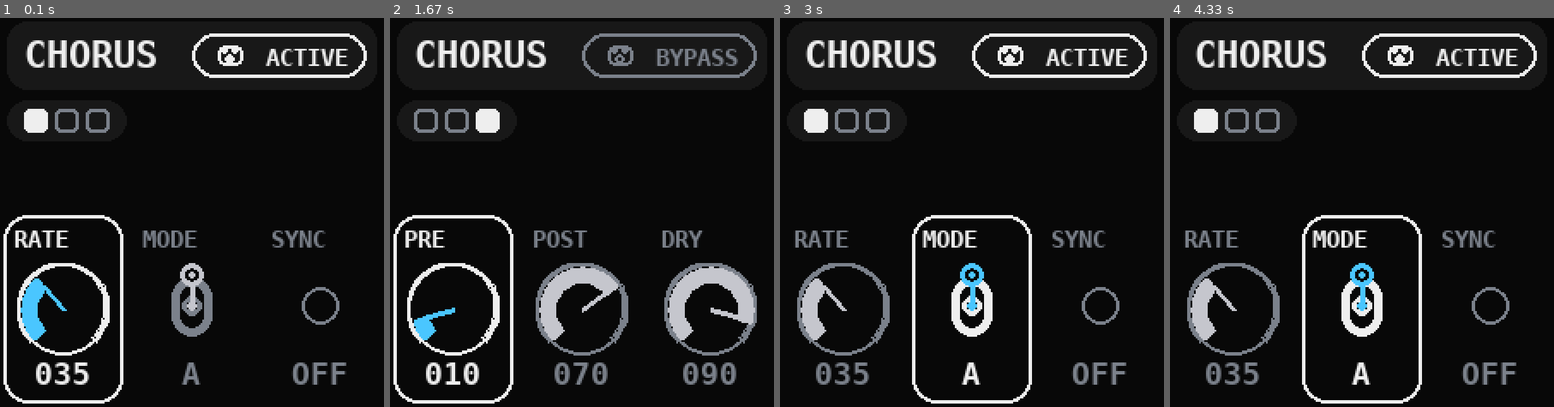
Above: before the commit, frames 1-4 (left to right).
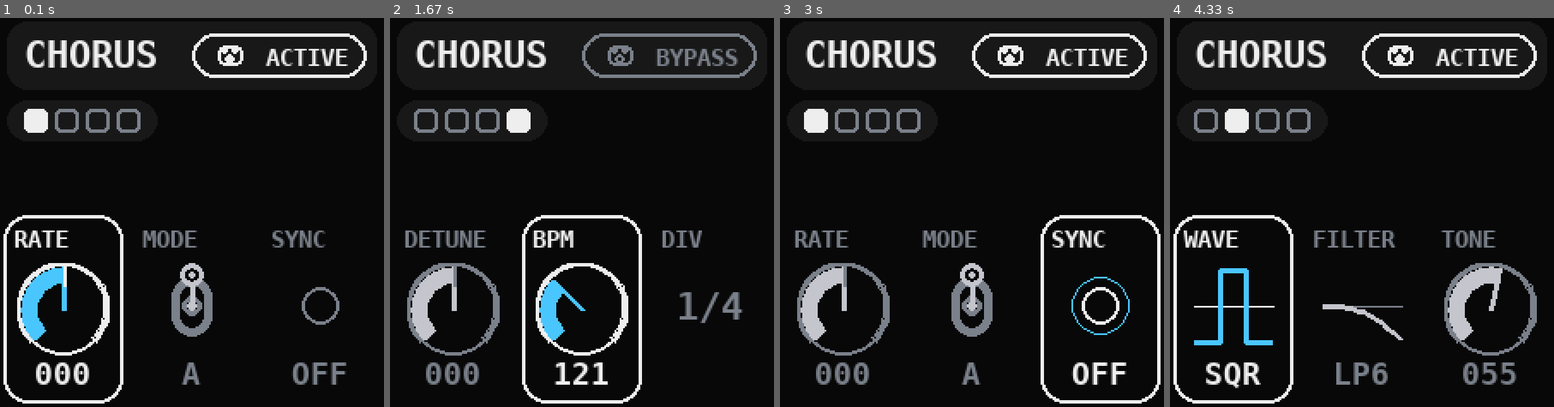
Above: after the commit, the same moments.

Repository: VittuD/msui
Game: pygame game, started from main_pygame.py
Two runs of this game, one before a commit and one after it. Both use one fixed random seed, a clock stepped at 60 frames per second and the inputs below.
Inputs:
- Up to frame 1 (0.1 s): no input
- Up to frame 2 (1.67 s): tap A at 0.33 s; tap Space at 0.67 s; hold Right 1.1-1.58 s; hold Up from 1.62 s (still down)
- Up to frame 3 (3 s): tap Space at 1.68, 2.2, 2.7 s; release Up at 2.1 s; hold Right 2.13-2.6 s; hold D 2.13-2.6 s; hold Left from 2.63 s (still down); hold A from 2.63 s (still down)
- Up to frame 4 (4.33 s): tap Space at 3, 3.27, 3.6, 4.03 s; release Left at 3.17 s; release A at 3.17 s; hold Down 3.2-3.5 s; hold Left 3.53-3.93 s; hold A 3.53-3.93 s; hold Up from 3.97 s (still down)

The runs differ from the first frame. In frame 1, 0.9% of the frame differs, in the area x 9-37%, y 23-95%; in frame 2, 13%, in the area x 0-96%, y 23-100%; in frame 3, 6.2%; in frame 4, 12%.

Commit message:
Add TextControl and enhance control classes with clamping behavior

Diff:
--- a/controls/__init__.py
+++ b/controls/__init__.py
@@ -3,3 +3,4 @@
 from .button import ButtonControl
 from .enumsel import EnumControl
 from .switch import SwitchControl
+from .text import TextControl
--- a/controls/base.py
+++ b/controls/base.py
@@ -5,6 +5,7 @@
 class Control:
     key: str
     label: str
+    clamp: bool = True   # NEW: True=clamp, False=wrap/rollover when applicable
 
     # Every control is a "tile": label top, visual middle, value bottom
     def render(self, canvas, rect, focused: bool, effect, theme):
@@ -15,10 +16,8 @@
         return
 
     def value_text(self, effect) -> str:
-        v = effect.params.get(self.key, 0)
-        if isinstance(v, int):
-            return f"{v:03d}"
-        return str(v)
+        v = int(effect.params.get(self.key, 0))
+        return f"-{abs(v):03d}" if v < 0 else f"{v:03d}"
 
     # ---- shared tile helpers ----
     @staticmethod
--- a/controls/button.py
+++ b/controls/button.py
@@ -17,10 +17,15 @@
     def adjust(self, delta: int, effect):
         if delta == 0:
             return
-        if delta > 0:
-            effect.params[self.key] = True   # UP => ON
+
+        cur = bool(effect.params.get(self.key, False))
+
+        if self.clamp:
+            # UP => ON, DOWN => OFF
+            effect.params[self.key] = True if delta > 0 else False
         else:
-            effect.params[self.key] = False  # DOWN => OFF
+            # wrap/toggle mode: any movement toggles
+            effect.params[self.key] = not cur
 
     def render(self, canvas, rect, focused: bool, effect, theme):
         self.draw_tile_frame(canvas, rect, focused, theme)
--- a/controls/dial.py
+++ b/controls/dial.py
@@ -9,23 +9,54 @@
     vmax: int = 100
     step: int = 1
 
+    def value_text(self, effect) -> str:
+        v = int(effect.params.get(self.key, 0))
+        if v < 0:
+            return f"-{abs(v):03d}"
+        return f"{v:03d}"
+
     def adjust(self, delta: int, effect):
         v = int(effect.params.get(self.key, 0))
         v += int(delta) * self.step
-        v = max(self.vmin, min(self.vmax, v))
+
+        if self.clamp:
+            v = max(self.vmin, min(self.vmax, v))
+        else:
+            # wrap within [vmin..vmax] inclusive
+            lo, hi = int(self.vmin), int(self.vmax)
+            if hi < lo:
+                lo, hi = hi, lo
+            span = (hi - lo) + 1
+            if span > 0:
+                v = lo + ((v - lo) % span)
+
         effect.params[self.key] = v
 
     def render(self, canvas, rect, focused: bool, effect, theme):
-        # Tile frame + label/value in consistent layout
         self.draw_tile_frame(canvas, rect, focused, theme)
         label_rect, visual_rect, value_rect = self.split_tile(rect, theme)
 
-        # Dial visual in middle
         v = int(effect.params.get(self.key, 0))
         accent = theme.ACC_FOCUS if focused else theme.ACC_IDLE
         ring = theme.FG if focused else theme.DIM
 
-        draw_dial_visual(canvas, visual_rect, v, ring, accent, theme)
+        # Dial visual
+        draw_dial_visual(canvas, visual_rect, v, self.vmin, self.vmax, ring, accent, theme)
 
-        # Label + value text
-        self.draw_label_and_value(canvas, rect, focused, effect, theme)
+        # Label (top)
+        lx, ly, _, _ = label_rect
+        canvas.text(theme.FONT_S, lx, ly, self.label, ring)
+
+        # Value (bottom): center the 3 digits always; draw '-' separately to the left
+        vx, vy, vw, vh = value_rect
+        digits = f"{abs(v):03d}"
+
+        digits_w, _ = canvas.text_size(theme.FONT_M, digits)
+        digits_x = vx + (vw - digits_w) // 2
+
+        canvas.text(theme.FONT_M, digits_x, vy, digits, ring)
+
+        if v < 0:
+            minus_w, _ = canvas.text_size(theme.FONT_M, "-")
+            gap = 2  # pixels between '-' and digits
+            canvas.text(theme.FONT_M, digits_x - minus_w - gap, vy, "-", ring)
--- a/controls/enumsel.py
+++ b/controls/enumsel.py
@@ -22,9 +22,11 @@
         return max(1, len(self.options))
 
     def _get_index(self, effect) -> int:
-        idx = int(effect.params.get(self.key, 0))
         if len(self.options) == 0:
             return 0
+        idx = int(effect.params.get(self.key, 0))
+        if self.clamp:
+            return max(0, min(len(self.options) - 1, idx))
         return idx % len(self.options)
 
     def value_text(self, effect) -> str:
@@ -35,9 +37,16 @@
     def adjust(self, delta: int, effect):
         if not self.options or delta == 0:
             return
+        n = len(self.options)
         idx = self._get_index(effect)
-        idx = (idx + int(delta)) % len(self.options)
-        effect.params[self.key] = idx
+        idx2 = idx + int(delta)
+
+        if self.clamp:
+            idx2 = max(0, min(n - 1, idx2))
+        else:
+            idx2 = idx2 % n
+
+        effect.params[self.key] = idx2
 
     def render(self, canvas, rect, focused: bool, effect, theme):
         self.draw_tile_frame(canvas, rect, focused, theme)
--- a/controls/switch.py
+++ b/controls/switch.py
@@ -25,7 +25,9 @@
     def _get_index(self, effect) -> int:
         n = self._n()
         idx = int(effect.params.get(self.key, 0))
-        return max(0, min(n - 1, idx))
+        if self.clamp:
+            return max(0, min(n - 1, idx))
+        return idx % n
 
     def value_text(self, effect) -> str:
         if not self.options:
@@ -33,23 +35,21 @@
         return self.options[self._get_index(effect)]
 
     def adjust(self, delta: int, effect):
-        """
-        Clamp (no wrap):
-          - UP should move toward A (top)
-          - DOWN should move toward C (bottom)
-
-        Global input sends UP = +1, DOWN = -1, so we invert delta here.
-        """
         if not self.options or delta == 0:
             return
 
         n = self._n()
         idx = self._get_index(effect)
 
-        idx = idx - int(delta)  # invert so UP goes toward 0 (A)
-        idx = max(0, min(n - 1, idx))
+        # UP should move toward A (top). Input sends UP=+ so invert.
+        idx2 = idx - int(delta)
 
-        effect.params[self.key] = idx
+        if self.clamp:
+            idx2 = max(0, min(n - 1, idx2))
+        else:
+            idx2 = idx2 % n
+
+        effect.params[self.key] = idx2
 
     def render(self, canvas, rect, focused: bool, effect, theme):
         self.draw_tile_frame(canvas, rect, focused, theme)
--- /dev/null
+++ b/controls/text.py
@@ -0,0 +1,69 @@
+from dataclasses import dataclass
+from msui.controls.base import Control
+
+
+@dataclass
+class TextControl(Control):
+    """
+    Big text control (encoder-cyclable).
+    Stores an int index in effect.params[key], 0..N-1.
+    Renders the selected option as big centered text in the visual region.
+    """
+    options: tuple[str, ...] = ("A", "B")
+
+    def _n(self) -> int:
+        return max(1, len(self.options))
+
+    def _get_index(self, effect) -> int:
+        if not self.options:
+            return 0
+        idx = int(effect.params.get(self.key, 0))
+        if self.clamp:
+            return max(0, min(len(self.options) - 1, idx))
+        return idx % len(self.options)
+
+    def value_text(self, effect) -> str:
+        # bottom text: keep consistent; we’ll show same thing as big text
+        if not self.options:
+            return "---"
+        return self.options[self._get_index(effect)]
+
+    def adjust(self, delta: int, effect):
+        if not self.options or delta == 0:
+            return
+        n = len(self.options)
+        idx = self._get_index(effect)
+        idx2 = idx + int(delta)
+
+        if self.clamp:
+            idx2 = max(0, min(n - 1, idx2))
+        else:
+            idx2 = idx2 % n
+
+        effect.params[self.key] = idx2
+
+    def render(self, canvas, rect, focused: bool, effect, theme):
+        self.draw_tile_frame(canvas, rect, focused, theme)
+        label_rect, visual_rect, _ = self.split_tile(rect, theme)
+
+        accent = theme.ACC_FOCUS if focused else theme.ACC_IDLE
+        ring = theme.FG if focused else theme.DIM
+
+        # label
+        lx, ly, _, _ = label_rect
+        canvas.text(theme.FONT_S, lx, ly, self.label, ring)
+
+        # big centered text
+        vx, vy, vw, vh = visual_rect
+        s = self.value_text(effect)
+
+        tw, th = canvas.text_size(theme.FONT_L, s)
+        canvas.text(
+            theme.FONT_L,
+            vx + (vw - tw) // 2,
+            vy + (vh - th) // 2,
+            s,
+            accent if focused else ring,
+        )
+
+        # If you want NO bottom value text at all, we simply don't call draw_label_and_value().
--- a/core/model.py
+++ b/core/model.py
@@ -1,11 +1,11 @@
-from dataclasses import dataclass
-from typing import Dict, List, Any
+from dataclasses import dataclass, field
+from typing import Any, Dict, List
 
 
 @dataclass
 class Page:
     title: str
-    controls: list  # length 3
+    controls: list  # expected length 3
 
 
 @dataclass
@@ -18,6 +18,9 @@
     page_index: int = 0
     control_index: int = 0  # 0..2
 
+    # UI-only state (selection inside compound controls, etc.)
+    ui: Dict[str, Any] = field(default_factory=dict)
+
     def current_page(self) -> Page:
         return self.pages[self.page_index]
 
--- a/main_pygame.py
+++ b/main_pygame.py
@@ -6,6 +6,7 @@
 from msui.controls.button import ButtonControl
 from msui.controls.enumsel import EnumControl
 from msui.controls.switch import SwitchControl
+from msui.controls.text import TextControl
 from msui.render.theme import Theme
 from msui.render import icons as wave_icons
 from msui.render.screen_effect import render_effect_editor
@@ -18,24 +19,30 @@
 
 def build_demo_effect() -> Effect:
     params = {
-        "rate": 35,
-        "depth": 45,
-        "tone": 55,
-
+        # MAIN
+        "rate": 0,          # signed dial demo (-12..+12)
+        "mode": 0,
         "sync": False,
-        "mode": 0,
-
+
+        # MOD
         "wave": 0,
         "filter": 0,
-
+        "tone": 55,
+
+        # LEVEL
         "pre": 10,
         "post": 70,
         "dry": 90,
+
+        # TUNE (new page)
+        "detune": 0,        # -12..+12
+        "bpm": 120,         # 30..300
+        "div": 2,           # enum index
     }
 
     pages = [
         Page("MAIN", [
-            DialControl(key="rate", label="RATE", vmin=0, vmax=100, step=1),
+            DialControl(key="rate", label="RATE", vmin=-12, vmax=12, step=1),
             SwitchControl(key="mode", label="MODE", options=("A", "B", "C")),
             ButtonControl(key="sync", label="SYNC", true_text="ON", false_text="OFF"),
         ]),
@@ -66,15 +73,21 @@
             DialControl(key="post", label="POST", vmin=0, vmax=100, step=1),
             DialControl(key="dry", label="DRY", vmin=0, vmax=100, step=1),
         ]),
+        Page("TUNE", [
+            DialControl(key="detune", label="DETUNE", vmin=-12, vmax=12, step=1),
+            DialControl(key="bpm", label="BPM", vmin=30, vmax=300, step=1),
+            TextControl(
+                key="div",
+                label="DIV",
+                options=("1/1", "1/2", "1/4", "1/8", "1/16"),
+            ),
+        ]),
     ]
 
     return Effect(name="CHORUS", pages=pages, params=params)
 
 
 def apply_event(effect: Effect, event) -> tuple[bool, bool]:
-    """
-    Returns: (continue_running, did_state_change)
-    """
     t = event.type
 
     if t == QUIT:
@@ -105,7 +118,6 @@
         before = effect.params.get(ctrl.key, None)
         ctrl.adjust(event.delta, effect)
         after = effect.params.get(ctrl.key, None)
-        # if control didn't change value, no need to redraw
         return True, (before != after)
 
     return True, False
@@ -138,19 +150,16 @@
     accum_render_s = 0.0
     accum_present_s = 0.0
 
-    # Force an initial render
     needs_redraw = True
     running = True
 
     while running:
-        clock.tick(theme.FPS)
+        dt_ms = clock.tick(theme.FPS)
         input_src.pump_pygame_events()
 
-        dt_ms = clock.tick(theme.FPS)
         events = input_src.get_events(dt_ms)
         events_total += len(events)
 
-        # Apply events; mark redraw if anything changed
         changed = False
         for ev in events:
             ok, did_change = apply_event(effect, ev)
@@ -163,29 +172,23 @@
         if changed:
             needs_redraw = True
 
-        # Only render + present when needed
         if needs_redraw:
-            t_r0 = time.perf_counter()
+            t0 = time.perf_counter()
             render_effect_editor(canvas, effect, theme)
-            t_r1 = time.perf_counter()
-
-            scaled = pygame.transform.scale(
-                canvas.surface,
-                (theme.W * theme.SCALE, theme.H * theme.SCALE),
-            )
+            t1 = time.perf_counter()
+
+            scaled = pygame.transform.scale(canvas.surface, (theme.W * theme.SCALE, theme.H * theme.SCALE))
             win.blit(scaled, (0, 0))
             pygame.display.flip()
-            t_r2 = time.perf_counter()
+            t2 = time.perf_counter()
 
             renders += 1
-            accum_render_s += (t_r1 - t_r0)
-            accum_present_s += (t_r2 - t_r1)
-
+            accum_render_s += (t1 - t0)
+            accum_present_s += (t2 - t1)
             needs_redraw = False
 
         loops += 1
 
-        # Print once/sec
         now = time.perf_counter()
         if now - last_print >= 1.0:
             avg_render_ms = (accum_render_s / max(1, renders)) * 1000.0
--- a/render/draw.py
+++ b/render/draw.py
@@ -7,35 +7,38 @@
             cy - int(r * math.sin(rad)))  # pygame y-down
 
 
-def draw_dial_visual(canvas, visual_rect, value_0_100: int, ring_col, accent_col, theme):
+def draw_dial_visual(canvas, visual_rect, value: int, vmin: int, vmax: int, ring_col, accent_col, theme):
     """
     Draws the 270° symmetric dial + fill inside visual_rect.
-    visual_rect = (x, y, w, h)
+    Supports arbitrary ranges and shows a 0 marker when range crosses 0.
     """
     x, y, w, h = visual_rect
 
-    # dial radius based on available space
     r = min(w, h) // 2 - 2
     cx = x + w // 2
-    cy = y + h // 2 + 2  # tiny downward bias tends to look nicer
+    cy = y + h // 2 + 2
 
-    # outer circle
+    start_deg = theme.DIAL_START_DEG
+    sweep = theme.DIAL_SWEEP_DEG
+    end_deg = start_deg - sweep
+
+    # outer circle + arc
     canvas.circle((cx, cy), r, ring_col, width=2)
-
-    start_deg = theme.DIAL_START_DEG                 # 225
-    sweep = theme.DIAL_SWEEP_DEG                     # 270
-    end_deg = start_deg - sweep                      # -45 (315)
-    # pygame arc expects radians CCW from start->stop; we want the big arc from end->start
     canvas.arc((cx - r, cy - r, 2 * r, 2 * r),
                math.radians(end_deg),
                math.radians(start_deg),
                ring_col, width=2)
 
-    # value to angle (clockwise across top)
-    v = max(0, min(100, int(value_0_100)))
-    ang = start_deg - sweep * (v / 100.0)
+    # normalize value into [0..1]
+    if vmax == vmin:
+        t = 0.0
+    else:
+        t = (int(value) - int(vmin)) / float(int(vmax) - int(vmin))
+    t = max(0.0, min(1.0, t))
 
-    # filled ticks from start -> ang
+    ang = start_deg - sweep * t
+
+    # fill ticks from start -> ang
     a = start_deg
     step = theme.DIAL_STEP_DEG
     while a >= ang:
@@ -44,6 +47,17 @@
         canvas.line(p1, p2, accent_col, width=3)
         a -= step
 
-    # indicator
+    # indicator needle
     pend = polar(cx, cy, r - 8, ang)
     canvas.line((cx, cy), pend, accent_col, width=3)
+
+    # ---- 0 marker (only if range crosses 0) ----
+    if int(vmin) < 0 < int(vmax):
+        t0 = (0 - int(vmin)) / float(int(vmax) - int(vmin))
+        t0 = max(0.0, min(1.0, t0))
+        a0 = start_deg - sweep * t0
+
+        # small crisp tick
+        p1 = polar(cx, cy, r - 1, a0)
+        p2 = polar(cx, cy, r - 13, a0)
+        canvas.line(p1, p2, ring_col, width=2)
